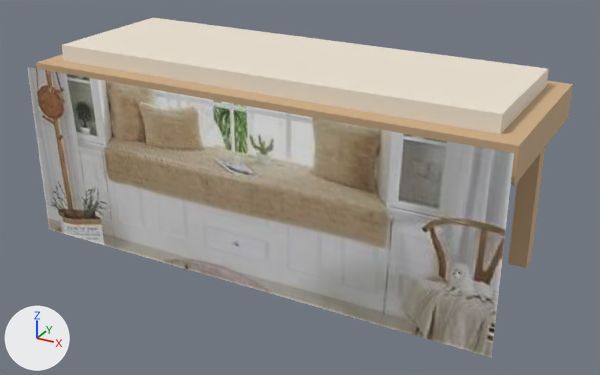
An edit to the glTF model storage/picture/mocan-54.glb, drawn before and after from the same camera.
The view is the same before and after, from a 50 mm lens placed at (0.937, -1.669, 0.992), pointed at (0.036, -0.031, 0.173). Arrows for +X, +Y and +Z are at lower left; the lights stay in place. The first picture is the older version. Vertices at exactly the same position are counted once.

In view in the first picture: 'furniture'.
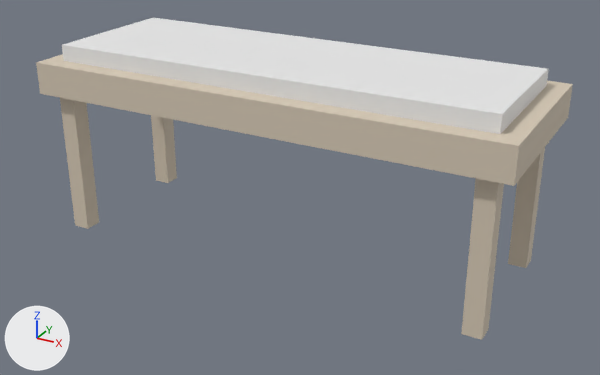
Pixel boxes [x1, y1, x2, y2] of what changed, in the pictures (600 x 375 px):
```json
{"object": "furniture", "change": "recoloured, reshaped", "before": [27, 18, 573, 358], "after": [36, 18, 573, 340]}
{"part": 1, "of": "me_mesh_0", "change": "deleted", "before": [27, 67, 514, 358]}
```

Edits to the scene script, one JSON object a line:
```json
{"op": "set", "path": "mat_wood.base_color", "old": "(0.62, 0.42, 0.24)", "new": "(0.675, 0.584, 0.463)", "note": "beige #cead86 -> pale yellow #d6c9b5"}
{"op": "set", "path": "mat_cushion.base_color", "old": "(0.86, 0.78, 0.66)", "new": "(0.824, 0.824, 0.824)", "note": "pale yellow #efe5d4 -> white #eaeaea"}
{"block": "me_mesh_0", "where": "# used by ob_furniture; location = (0.0, 0.0, 0.0)"}
{"op": "remove", "block": "me_mesh_0", "code": "me_mesh_0.from_pydata(...)  # 52 vertices, 74 faces; spans x -0.6..0.6, y -0.255..0.225, z 0.0..0.49"}
{"op": "add", "block": "me_mesh_0", "code": "me_mesh_0.from_pydata(...)  # 48 vertices, 72 faces; spans x -0.6..0.6, y -0.225..0.225, z 0.0..0.49"}
{"block": "me_mesh_0", "change": "me_mesh_0 part 1: the loose piece of 4 vertices spanning x -0.6..0.6, y -0.255, z 0.004..0.446 is deleted"}
{"op": "remove", "block": "me_mesh_0", "code": "me_mesh_0.materials.append(mat_photo)  # picture img_image_0"}
```
